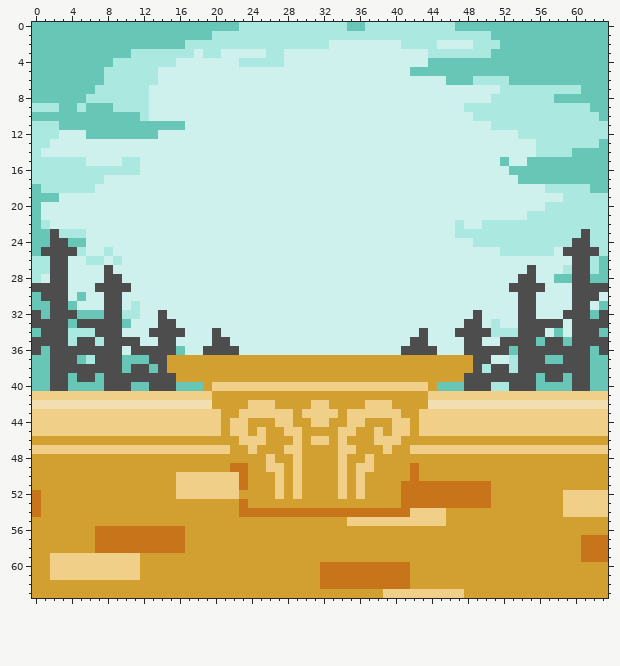
Pixel-art sprite, stored at Posing Game/Source/Game/assets/textures/bg.png. The first picture shows the starting point.
The file is 64x64 pixels. Colours within 5 levels of each other are drawn and written as one.
And afterwards:
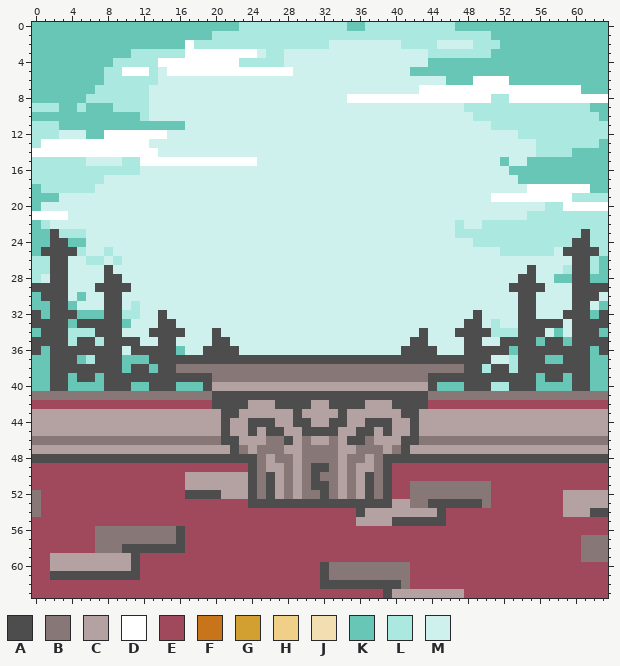
Palette (. is transparent): A #4d4d4d  B #877777  C #b4a2a2  D #ffffff  E #a0485c  F #c7741b  G #d2a031  H #f0cf88  J #f3deb2  K #68c6b6  L #aae8e0  M #cff1ed
What changed:
Changed rows in their new state; - is an unchanged pixel.
first column x 10:
 2 -------D----------------------------------------------
 3 -------DDDDDDDD---------------------------------------
 4 ----DDDDDDDDD-----------------------------------------
 5 DDD--DDDDDDDDDDDDDD-----------------------------------
 6 ---------------------------------------DDDD-----------
 7 ---------------------------------DDDDDDDDDDDDDDDDDD---
 8 -------------------------DDDDDDDDDDDDDDDD--DDDDDDDDDDD
first column x 0:
12 --------DDDDDDD-------------------------------------------------
13 -DDDDDDDDDDDD---------------------------------------------------
14 DDDDDDDDDDDDDD--------------------------------------------------
15 ------------DDDDDDDDDDDDD---------------------------------------
18 -------------------------------------------------------DDDDDDD--
19 ---------------------------------------------------DDDDDDDDD----
20 -----------------------------------------------------------DDDDD
21 DDDD------------------------------------------------------------
first column x 0:
37 ---------------AAAAAAAAAAAAAAAAAAAAAAAAAAAAAAAAAA---------------
38 ---------------ABBBBBBBBBBBBBBBBBBBBBBBBBBBBBBBBA---------------
39 ----------------AAAABBBBBBBBBBBBBBBBBBBBBBBBAAAA----------------
40 -------------------ACCCCCCCCCCCCCCCCCCCCCCCCA-------------------
41 BBBBBBBBBBBBBBBBBBBBAAAAAAAAAAAAAAAAAAAAAAAABBBBBBBBBBBBBBBBBBBB
42 EEEEEEEEEEEEEEEEEEEEAAAACCCAAAACCAAAACCCAAAAEEEEEEEEEEEEEEEEEEEE
43 CCCCCCCCCCCCCCCCCCCCCAACCCCCCACCCCACCCCCCAACCCCCCCCCCCCCCCCCCCCC
44 CCCCCCCCCCCCCCCCCCCCCACCAAACCAACCAACCAAACCACCCCCCCCCCCCCCCCCCCCC
45 CCCCCCCCCCCCCCCCCCCCCACCACAACCAAAACCAACACCACCCCCCCCCCCCCCCCCCCCC
46 BBBBBBBBBBBBBBBBBBBBBAACCCBBACBCCBCAABCCCAABBBBBBBBBBBBBBBBBBBBB
47 CCCCCCCCCCCCCCCCCCCCCCABCBBBCCBBBBCCBBBCBACCCCCCCCCCCCCCCCCCCCCC
48 AAAAAAAAAAAAAAAAAAAAAAAAABCBBCBBBBCBBCBAAAAAAAAAAAAAAAAAAAAAAAAA
49 EEEEEEEEEEEEEEEEEEEEEEEEABCCBCBAABCBCCBAEEEEEEEEEEEEEEEEEEEEEEEE
50 EEEEEEEEEEEEEEEEECCCCCCCABACBCBABBCBCABAEEEEEEEEEEEEEEEEEEEEEEEE
51 EEEEEEEEEEEEEEEEECCCCCCCABACBCBAABCBCABAEEBBBBBBBBBEEEEEEEEEEEEE
52 BEEEEEEEEEEEEEEEEAAAACCCABACBCBBABCBCABAEEBBBBBBBBBEEEEEEEECCCCC
53 BEEEEEEEEEEEEEEEEEEEEEEEAAAAAAAAAAAAAAAACCBBAAAAAABEEEEEEEECCCCC
54 BEEEEEEEEEEEEEEEEEEEEEEEEEEEEEEEEEEEACCCCCCCCAEEEEEEEEEEEEECCCAA
55 EEEEEEEEEEEEEEEEEEEEEEEEEEEEEEEEEEEECCCCAAAAAAEEEEEEEEEEEEEEEEEE
56 EEEEEEEBBBBBBBBBAEEEEEEEEEEEEEEEEEEEEEEEEEEEEEEEEEEEEEEEEEEEEEEE
57 EEEEEEEBBBBBBBBBAEEEEEEEEEEEEEEEEEEEEEEEEEEEEEEEEEEEEEEEEEEEEBBB
58 EEEEEEEBBBAAAAAAAEEEEEEEEEEEEEEEEEEEEEEEEEEEEEEEEEEEEEEEEEEEEBBB
59 EECCCCCCCCCAEEEEEEEEEEEEEEEEEEEEEEEEEEEEEEEEEEEEEEEEEEEEEEEEEBBB
60 EECCCCCCCCCAEEEEEEEEEEEEEEEEEEEEABBBBBBBBBEEEEEEEEEEEEEEEEEEEEEE
61 EEAAAAAAAAAAEEEEEEEEEEEEEEEEEEEEABBBBBBBBBEEEEEEEEEEEEEEEEEEEEEE
62 EEEEEEEEEEEEEEEEEEEEEEEEEEEEEEEEAAAAAAAAABEEEEEEEEEEEEEEEEEEEEEE
63 EEEEEEEEEEEEEEEEEEEEEEEEEEEEEEEEEEEEEEEACCCCCCCCEEEEEEEEEEEEEEEE
Where, in picture pixels (left, top, right, bottom), the same in both pictures:
changed: (122, 40, 293, 76)
changed: (347, 76, 608, 103)
changed: (32, 130, 257, 166)
changed: (491, 184, 608, 211)
changed: (32, 211, 68, 220)
changed: (32, 355, 608, 598)
